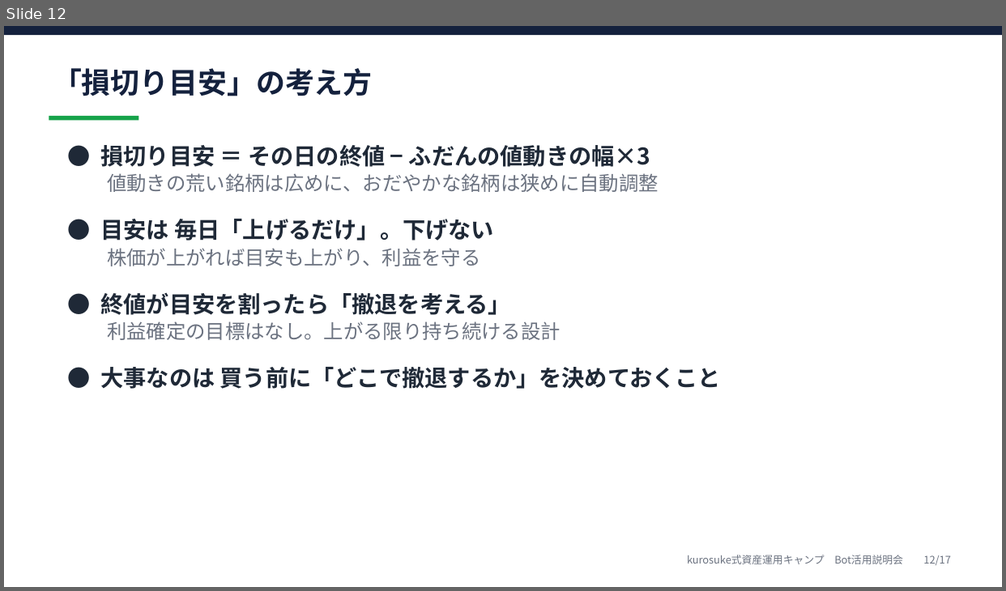
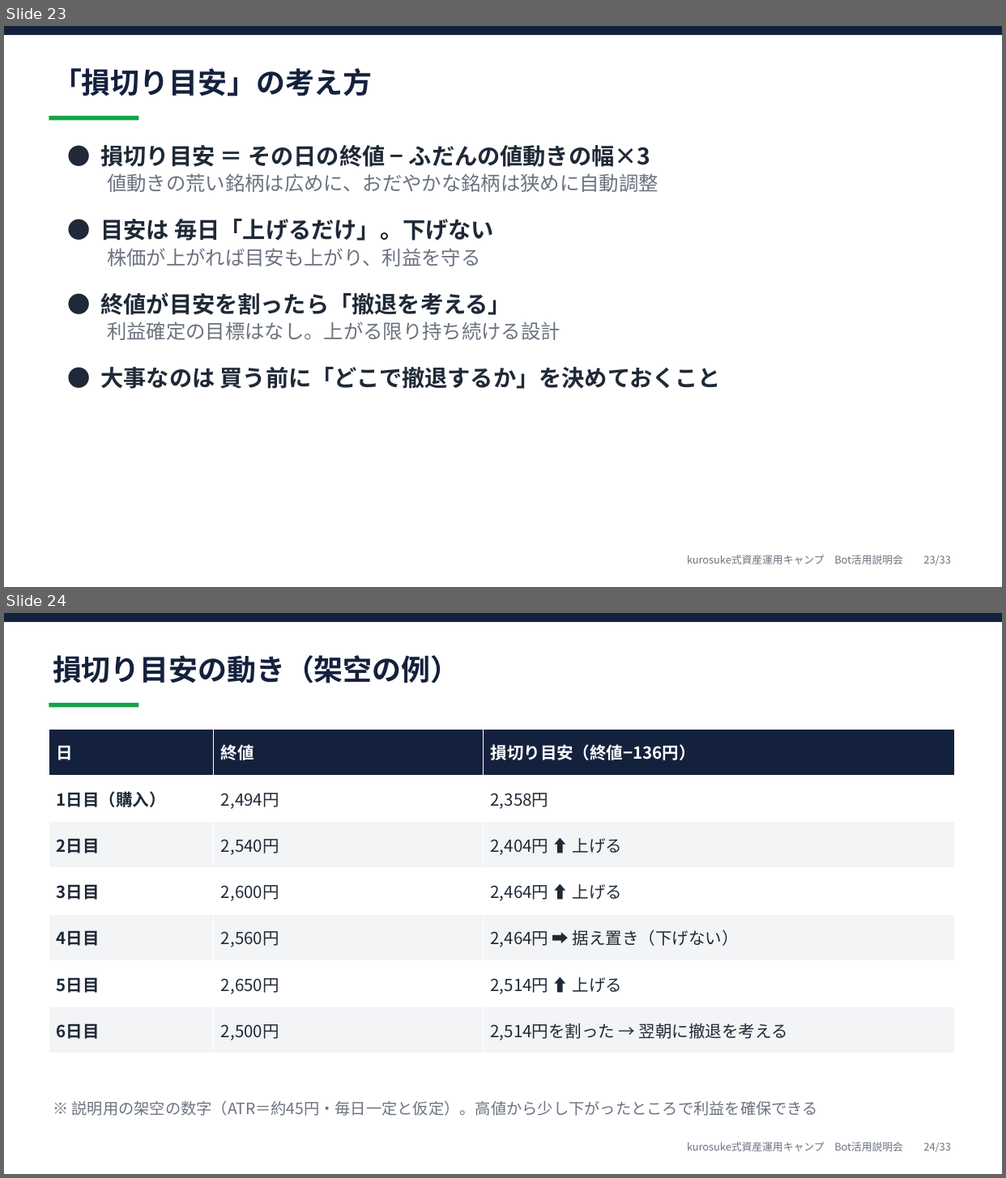
Before and after one commit to kurosuke26/Trading-Signal-Bot-Kurosuke, a slide deck: docs/camp_briefing/camp_briefing.pptx. Shown one above the other, each under a label of ours: slide 12 before the commit, slides 23 and 24 after it. The pictures are 1006x591 and 1006x1178 pixels, drawn with LibreOffice and Linux fonts; fonts in the diff are those of the drawing. Boxes give left, top, right and bottom in pixels: in the first picture for what was removed or moved away, otherwise in the second. Text is boxed around its words. In the diff, an @@ line names an element or a change of style, - is before the commit and + after.

```diff
--- a/docs/camp_briefing/camp_briefing.pptx
+++ b/docs/camp_briefing/camp_briefing.pptx
@@ slide 24 added at (4, 613, 1002, 1174), background #FFFFFF @@
@@ rectangle added at (4, 613, 1002, 622), fill #14213D @@
@@ text added at (53, 655, 459, 683), 28 pt, text #14213D, bold @@
+損切り目安の動き（架空の例）
@@ rectangle added at (49, 703, 138, 707), fill #16A34A @@
@@ table added at (49, 729, 955, 1054), 7 rows, 3 columns @@
+日 | 終値 | 損切り目安（終値−136円）
+1日目（購入） | 2,494円 | 2,358円
+2日目 | 2,540円 | 2,404円 ⬆ 上げる
+3日目 | 2,600円 | 2,464円 ⬆ 上げる
+4日目 | 2,560円 | 2,464円 ➡ 据え置き（下げない）
+5日目 | 2,650円 | 2,514円 ⬆ 上げる
+6日目 | 2,500円 | 2,514円を割った → 翌朝に撤退を考える
@@ text added at (72, 1101, 818, 1116), 15 pt, text #6B7280 @@
+※ 説明用の架空の数字（ATR＝約45円・毎日一定と仮定）。高値から少し下がったところで利益を確保できる
@@ text added at (687, 1142, 950, 1152), 10 pt, text #6B7280 @@
+kurosuke式資産運用キャンプ Bot活用説明会 24/33
@@ what was slide 12 is now slide 23 @@
@@ slide 23 changed as well @@
@@ text at (687, 555, 950, 565): text changed @@
-kurosuke式資産運用キャンプ Bot活用説明会 12/17
+kurosuke式資産運用キャンプ Bot活用説明会 23/33
```
Also in this commit, not shown: 15 other slides changed, 15 other slides added, 2 other files.
